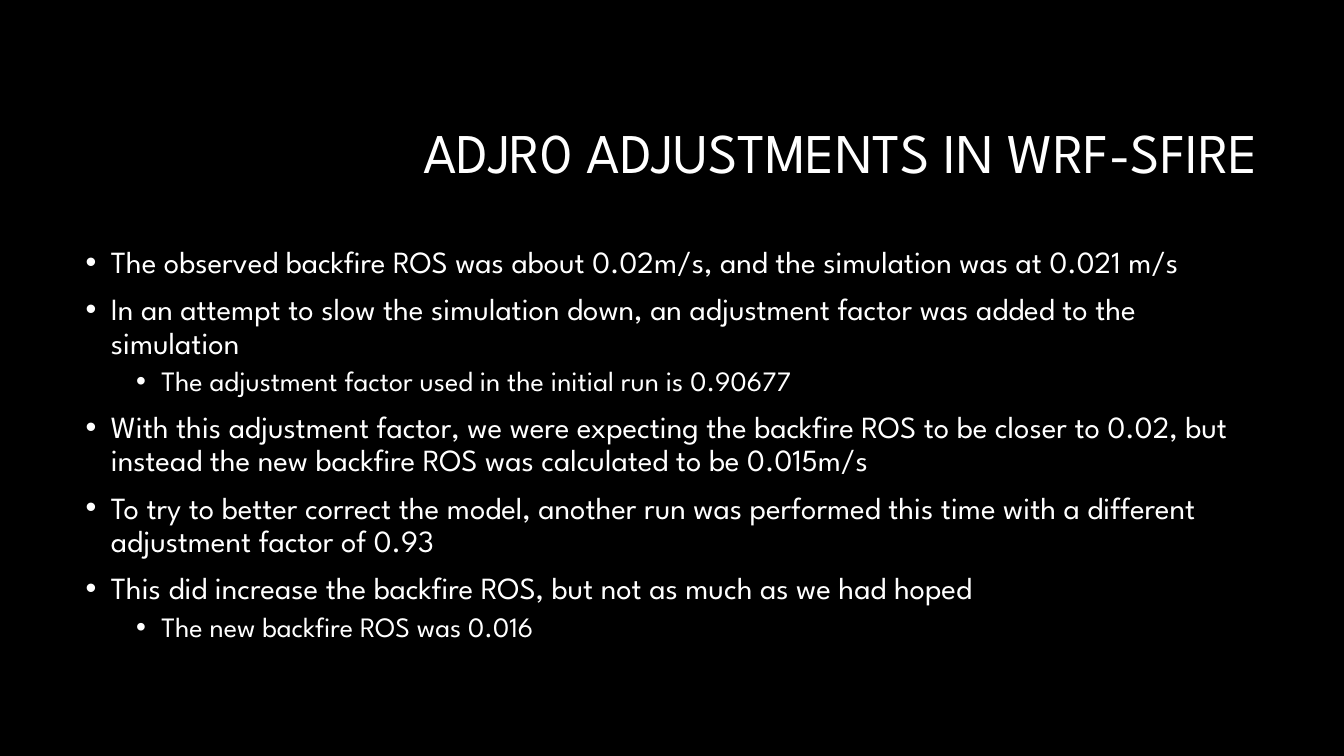
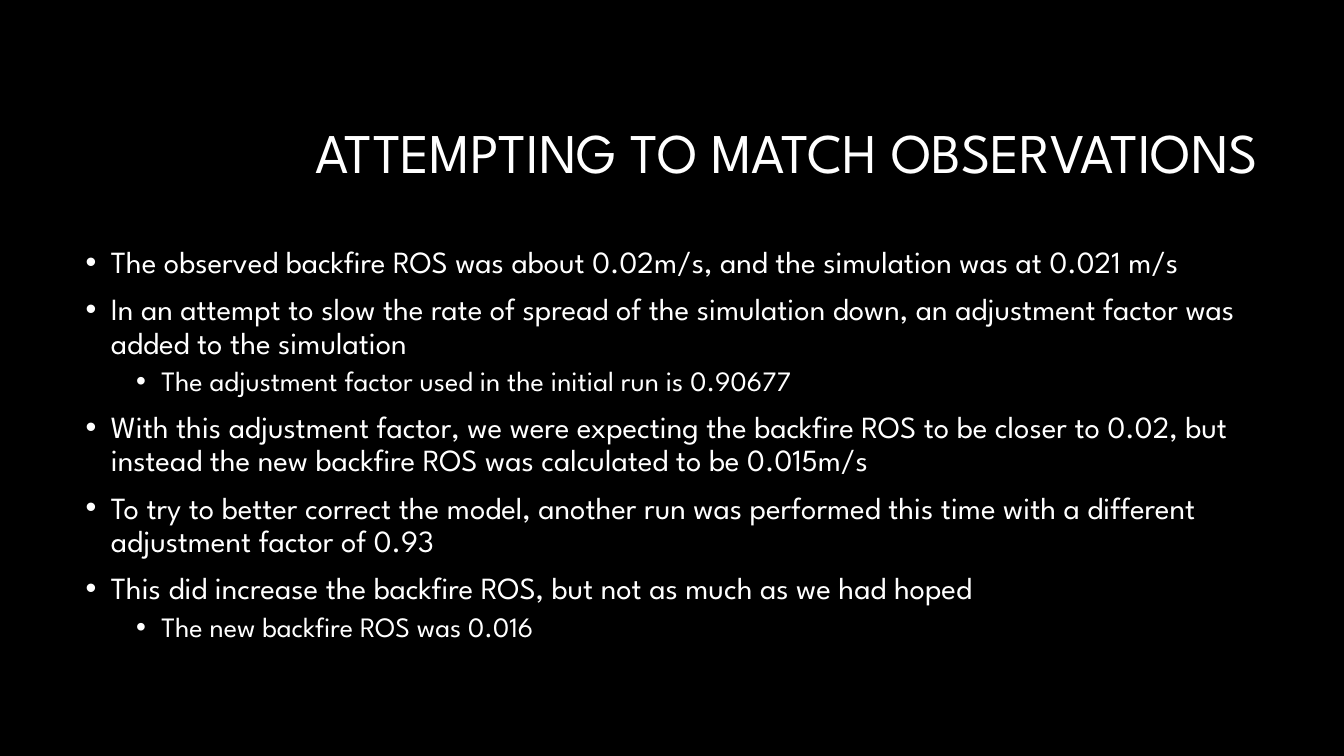
Before and after one commit to Jeremy-Benik/Meeting_Notes, a slide deck: slide 4 of Presentations/Adjustment_Factors.pptx (slide 3 before the commit). Drawn at 1344x756 pixels with LibreOffice and Linux fonts; fonts in the diff are those of the drawing; background and template pictures are left out. Boxes give left, top, right and bottom in pixels: in the first picture for what was removed or moved away, otherwise in the second. Text is boxed around its words. In the diff, an @@ line names an element or a change of style, - is before the commit and + after.

```diff
--- a/Presentations/Adjustment_Factors.pptx
+++ b/Presentations/Adjustment_Factors.pptx
@@ title at (315,135,1258,174): text changed @@
-ADJR0 ADJUSTMENTS IN WRF-SFIRE
+ATTEMPTING TO MATCH OBSERVATIONS
@@ text at (111,298,1235,355): text changed @@
-• In an attempt to slow the simulation down, an adjustment factor was added to the simulation
+• In an attempt to slow the rate of spread of the simulation down, an adjustment factor was added to the simulation
```
Also in this commit, not shown: 5 other slides changed, 2 slides added, 1 other file.
